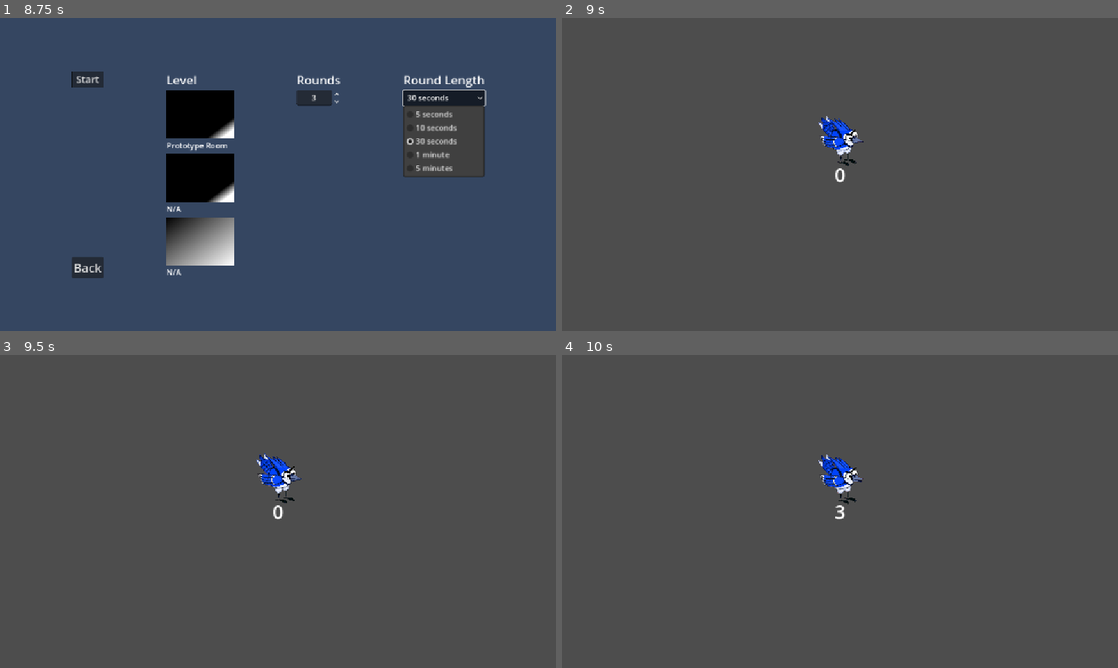
Above: before the commit, frames 1-4 (two rows, left to right).
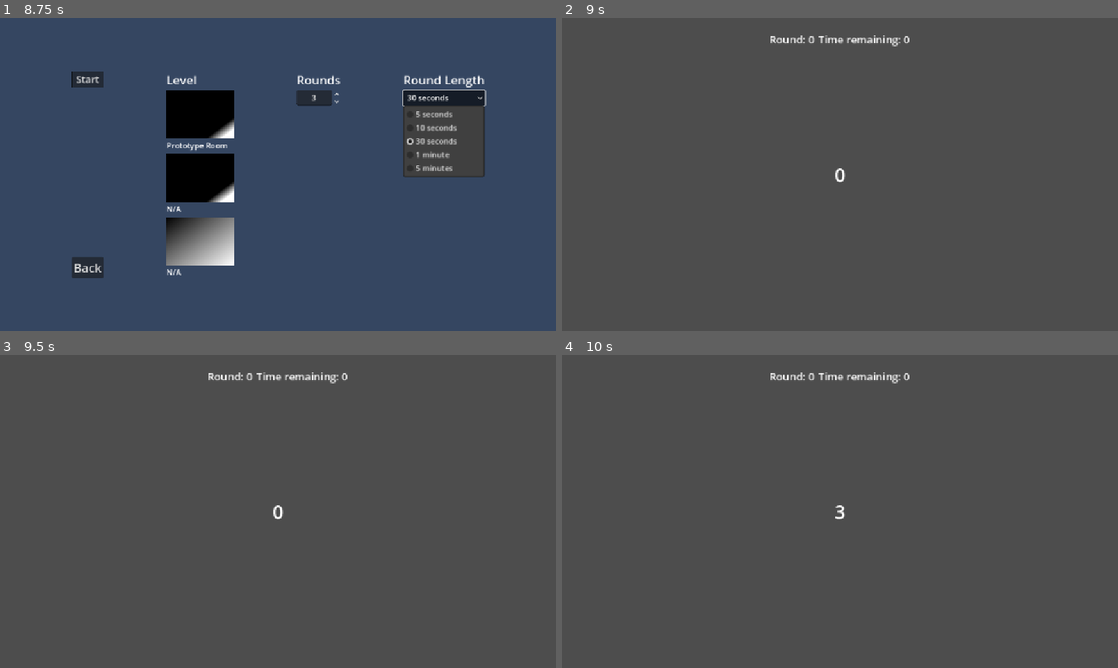
Above: after the commit, the same moments.

Repository: LucyThePirate/STL-Gamedev-Spring-Game-Jam-2025
Game: Godot game, scene res://Scenes/main_menu.tscn
Same seed, same stepped clock (60 frames per second), same inputs: the game is played once before the commit and once after it. The engine's default icon, where the game draws it, is replaced by a stand-in: a white triangle on a blue panel in a dark square.
Inputs (mouse positions are in pixels of both pictures, inside the frame that each line leads up to):
- Up to frame 1 (8.75 s): click "Play" at 0.5 s; click "Start" at 1.25 s; click "Start" at 2 s; click (200, 115) at 2.75 s; click (200, 177) at 3.5 s; click (200, 240) at 4.25 s; click "30 seconds" at 5 s; click (200, 115) at 5.75 s; click (200, 177) at 6.5 s; click (200, 240) at 7.25 s; click "30 seconds" at 8 s
- Up to frame 2 (9 s): click "Start" at 8.75 s
- Up to frame 3 (9.5 s): no input
- Up to frame 4 (10 s): no input

Frame 1 is identical in both runs. In frame 2, 0.9% of the frame differs, in the area x 37-63%, y 5-48%; in frame 3, 0.9%; in frame 4, 0.9%.

Commit message:
scaled for ghosts

Diff:
--- a/new-game-project/Scenes/game_manager.tscn
+++ b/new-game-project/Scenes/game_manager.tscn
@@ -9,12 +9,11 @@
 [node name="GameManager" type="Node2D"]
 script = ExtResource("1_oj352")
 
-[node name="Camera2D" parent="." instance=ExtResource("3_sq00h")]
+[node name="Camera2D" parent="." node_paths=PackedStringArray("gameManager") instance=ExtResource("3_sq00h")]
 position = Vector2(576, 324)
 zoom = Vector2(1.09, 1.09)
 script = ExtResource("3_fgdfb")
-object1 = NodePath("../Player 1")
-object2 = NodePath("../Player 2")
+gameManager = NodePath("..")
 
 [node name="RoundTimer" type="Timer" parent="."]
 one_shot = true
--- a/new-game-project/Scenes/main.tscn
+++ b/new-game-project/Scenes/main.tscn
@@ -54,8 +54,6 @@
 position = Vector2(576, 324)
 zoom = Vector2(1.09, 1.09)
 script = ExtResource("4_kry3j")
-object1 = NodePath("../Player 1")
-object2 = NodePath("../Player 2")
 
 [node name="Obstacles" type="Node" parent="."]
 
--- a/new-game-project/Scripts/camera_zoom.gd
+++ b/new-game-project/Scripts/camera_zoom.gd
@@ -1,20 +1,46 @@
 extends Camera2D
 
-@export var object1:NodePath
-@export var object2:NodePath
+@export var gameManager:Node
+var managerScript:Script
 var player1
 var player2
+var player_count: Array
 
 func _ready():
-	player1 = get_node(object1)
-	player2 = get_node(object2)
+	#player1 = get_node(object1)
+	#player2 = get_node(object2)
+	player_count = gameManager.ghost_count
+	print(player_count)
 
 func _process(delta) -> void:
-	self.global_position = (player1.global_position + player2.global_position) * 0.5
+	player_count = gameManager.ghost_count
+	print(player_count)
+	if player_count.size() > 0:
+		#self.global_position = (player1.global_position + player2.global_position) * 0.5
+		var position_count : Vector2
+		var lowestX = 0
+		var highestX = 0
+		var lowestY = 0
+		var highestY = 0
+		for n in player_count:
+			position_count += n.global_position
+			var nx = n.global_position.x
+			var ny = n.global_position.y
+			if nx <= lowestX:
+				lowestX = nx
+			elif nx >= highestX:
+				highestX = nx
+			if ny <= lowestY:
+				lowestY = ny
+			elif ny >= highestY:
+				highestY = ny
+		self.global_position = position_count / player_count.size()
 
-	var zoom_factor1 = abs(player2.global_position.x-player1.global_position.x)/(1152-100)
-	var zoom_factor2 = abs(player2.global_position.y-player1.global_position.y)/(648-100)
-	var zoom_factor = max(min((2 - zoom_factor1), (2 - zoom_factor2)), 1)
-	#print(zoom_factor)
+		#var zoom_factor1 = abs(player2.global_position.x-player1.global_position.x)/(1152-100)
+		var zoom_factor1 = abs(lowestX-highestX)/(1152-100)
+		#var zoom_factor2 = abs(player2.global_position.y-player1.global_position.y)/(648-100)
+		var zoom_factor2 = abs(lowestY-highestY)/(648-100)
 
-	self.zoom = Vector2(zoom_factor, zoom_factor)
+		var zoom_factor = max(min((2 - zoom_factor1), (2 - zoom_factor2)), 1)
+		#print(zoom_factor)
+		self.zoom = Vector2(zoom_factor, zoom_factor)
--- a/new-game-project/Scripts/game_manager.gd
+++ b/new-game-project/Scripts/game_manager.gd
@@ -22,6 +22,7 @@
 var current_round: int
 var player1_spawn_pos: Vector2
 var player2_spawn_pos: Vector2
+var ghost_count: Array
 
 var is_counting_down: bool = false
 var is_round_running: bool = true
@@ -61,11 +62,19 @@
 	player1_spawn_pos = current_map.get_node("Player1Spawn").global_position
 	player2_spawn_pos = current_map.get_node("Player2Spawn").global_position
 	spawn_players()
+	count_ghosts()
 
 
 func spawn_players():
 	player_1.global_position = player1_spawn_pos
 	player_2.global_position = player2_spawn_pos
+
+func count_ghosts():
+	ghost_count.clear()
+	for n in self.get_children():
+		if n is Player:
+			ghost_count.append(n)
+	print(ghost_count.size())
 
 
 #SETUP TIMERS
